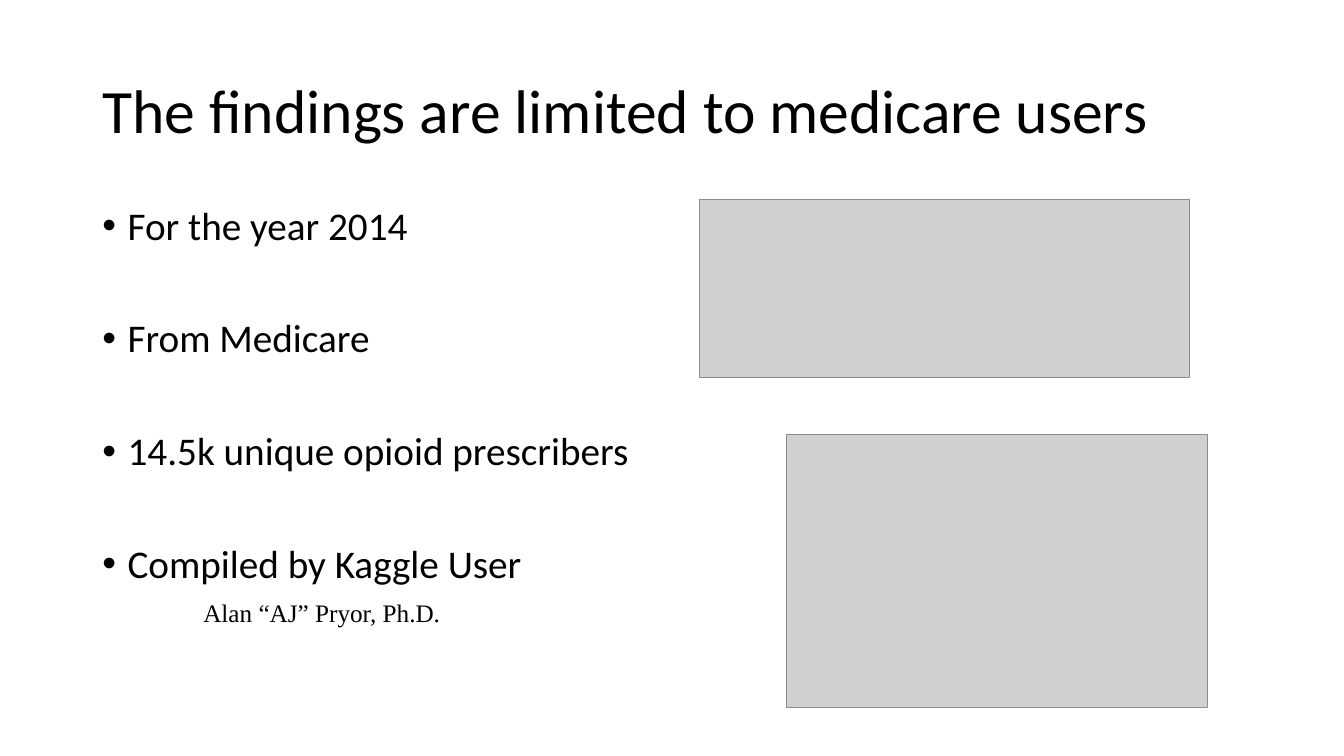
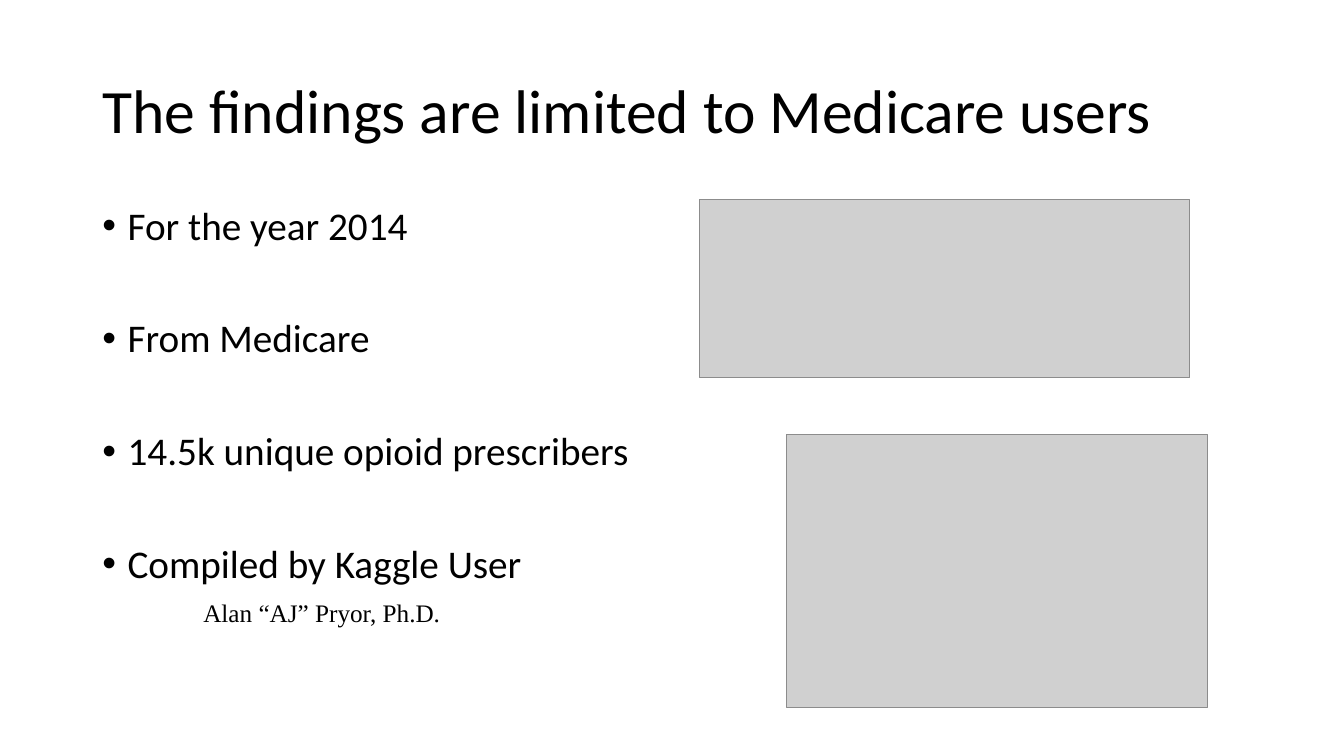
Before and after one commit to rhkhoo/Synthetic_Opioid_Deaths, a slide deck: slide 5 of Effect of Synthetic Opioid Prescriptions on Death Rate.pptx. Drawn at 1344x756 pixels with LibreOffice and Linux fonts; fonts in the diff are those of the drawing; grey boxes stand for pictures. Boxes give left, top, right and bottom in pixels: in the first picture for what was removed or moved away, otherwise in the second. Text is boxed around its words. In the diff, an @@ line names an element or a change of style, - is before the commit and + after.

Commit message:
Changed title and added visuals

```diff
--- a/Effect of Synthetic Opioid Prescriptions on Death Rate.pptx
+++ b/Effect of Synthetic Opioid Prescriptions on Death Rate.pptx
@@ title at (102,90,1151,144): text changed @@
-The findings are limited to medicare users
+The findings are limited to Medicare users
```
Also in this commit, not shown: 3 other slides changed.
